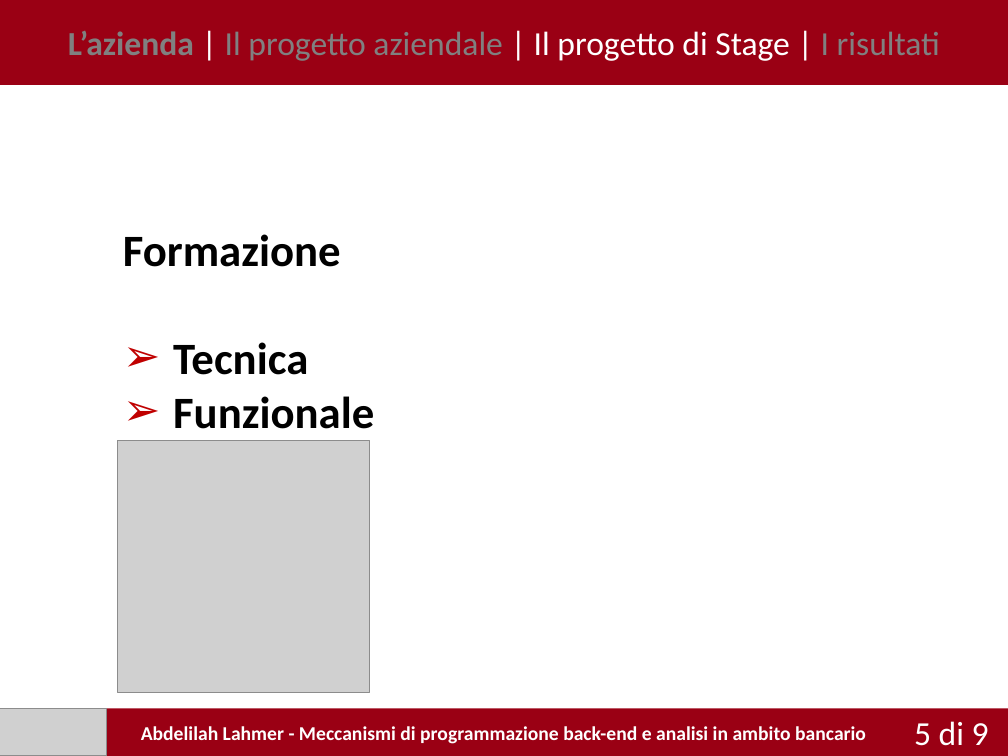
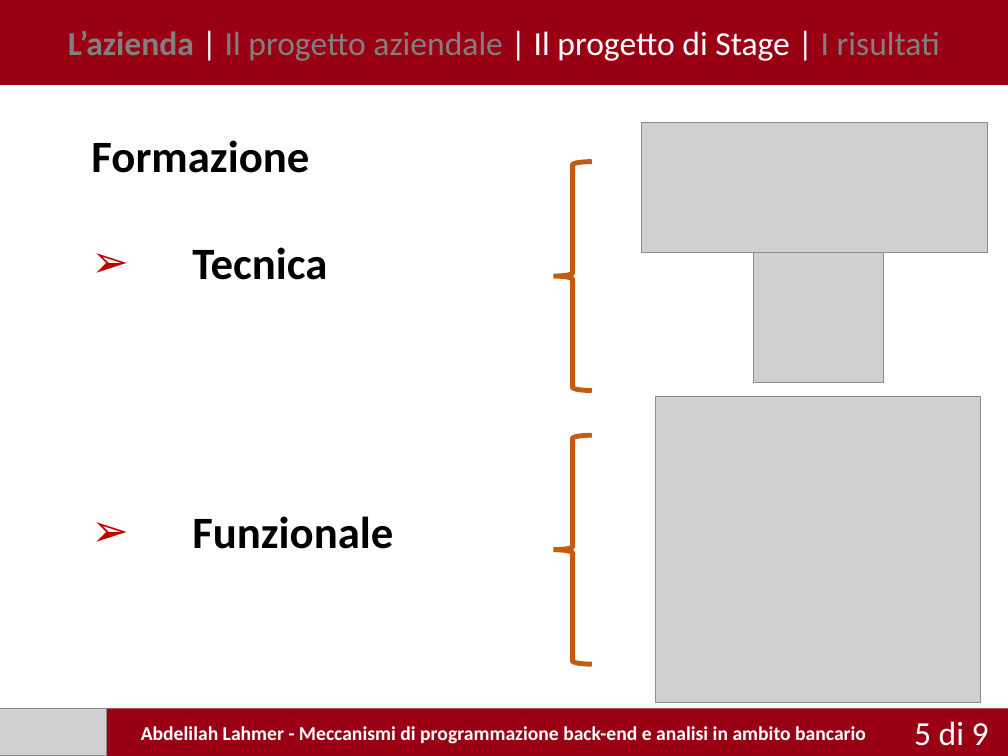
Before and after one commit to ALahmer/Bachelor-Thesis, a slide deck: slide 5 of presentazione/Pptx/Lahmer_Abdelilah_presentazione.pptx. Drawn at 1008x756 pixels with LibreOffice and Linux fonts; fonts in the diff are those of the drawing; grey boxes stand for pictures. Boxes give left, top, right and bottom in pixels: in the first picture for what was removed or moved away, otherwise in the second. Text is boxed around its words. In the diff, an @@ line names an element or a change of style, - is before the commit and + after.

```diff
--- a/presentazione/Pptx/Lahmer_Abdelilah_presentazione.pptx
+++ b/presentazione/Pptx/Lahmer_Abdelilah_presentazione.pptx
@@ text "Formazione": place and size @@
-text "Formazione" at (123,234,374,429)
+text "Formazione" at (91,140,393,549)
@@ picture added at (641,123,988,253) @@
@@ left brace added at (553,161,592,390), outline #C55A11 3.5 pt @@
@@ text at (192,247,327,280): list level 1 to 3 in "Tecnica" @@
@@ picture added at (753,252,883,382) @@
@@ picture added at (655,397,981,703) @@
@@ picture removed at (118,440,370,692) @@
@@ left brace added at (553,435,592,664), outline #C55A11 3.5 pt @@
```
Also in this commit, not shown: 4 other slides changed, 1 other file.
